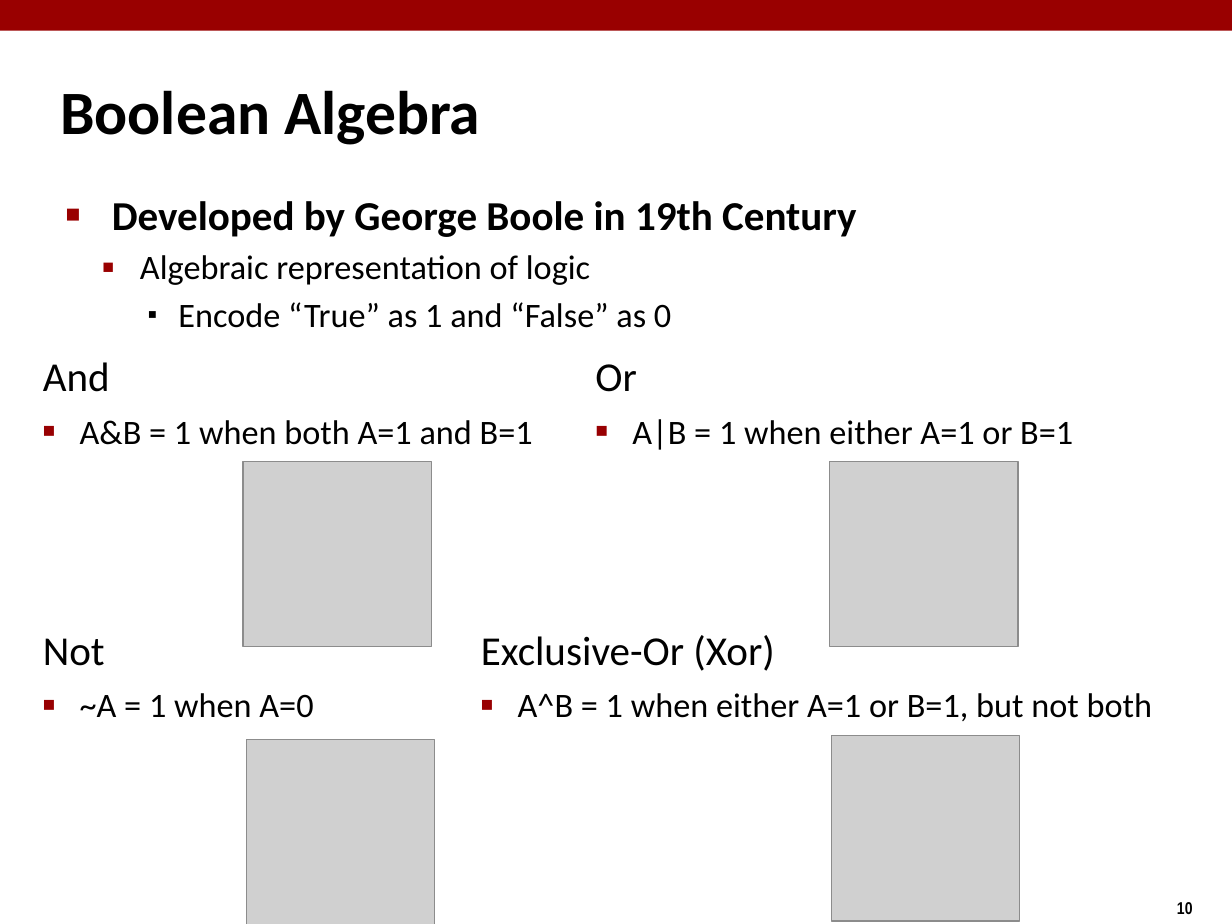
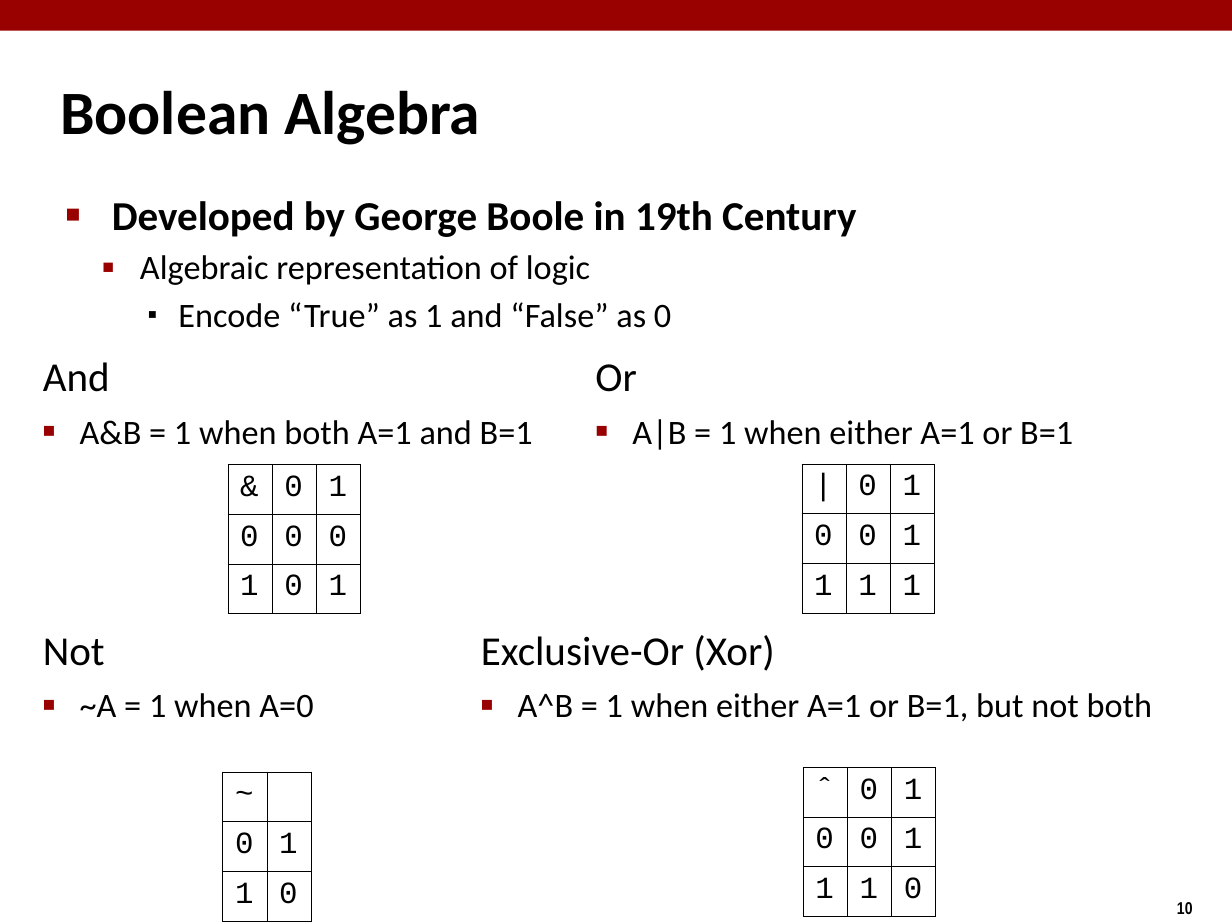
Before and after one commit to diku-compSys/compSys-e2021-pub, a slide deck: slide 10 of lectures/210908_bits_bytes_words/bits_bytes_words.odp. Drawn at 1232x924 pixels with LibreOffice and Linux fonts; fonts in the diff are those of the drawing; grey boxes stand for pictures. Boxes give left, top, right and bottom in pixels: in the first picture for what was removed or moved away, otherwise in the second. Text is boxed around its words. In the diff, an @@ line names an element or a change of style, - is before the commit and + after.

Commit message:
More fixes.

```diff
--- a/lectures/210908_bits_bytes_words/bits_bytes_words.odp
+++ b/lectures/210908_bits_bytes_words/bits_bytes_words.odp
@@ table added at [228, 464, 361, 600], 3 rows, 3 columns @@
+& | 0 | 1
+0 | 0 | 0
+1 | 0 | 1
@@ picture removed at [243, 462, 431, 647] @@
@@ table added at [802, 464, 935, 599], 3 rows, 3 columns @@
+| | 0 | 1
+0 | 0 | 1
+1 | 1 | 1
@@ picture removed at [830, 462, 1019, 647] @@
@@ picture removed at [246, 739, 435, 924] @@
@@ picture removed at [832, 736, 1020, 920] @@
@@ table added at [223, 772, 312, 908], 3 rows, 2 columns @@
+~ | 
+0 | 1
+1 | 0
@@ table added at [803, 768, 936, 903], 3 rows, 3 columns @@
+ˆ | 0 | 1
+0 | 0 | 1
+1 | 1 | 0
```
Also in this commit, not shown: 3 other slides changed.
